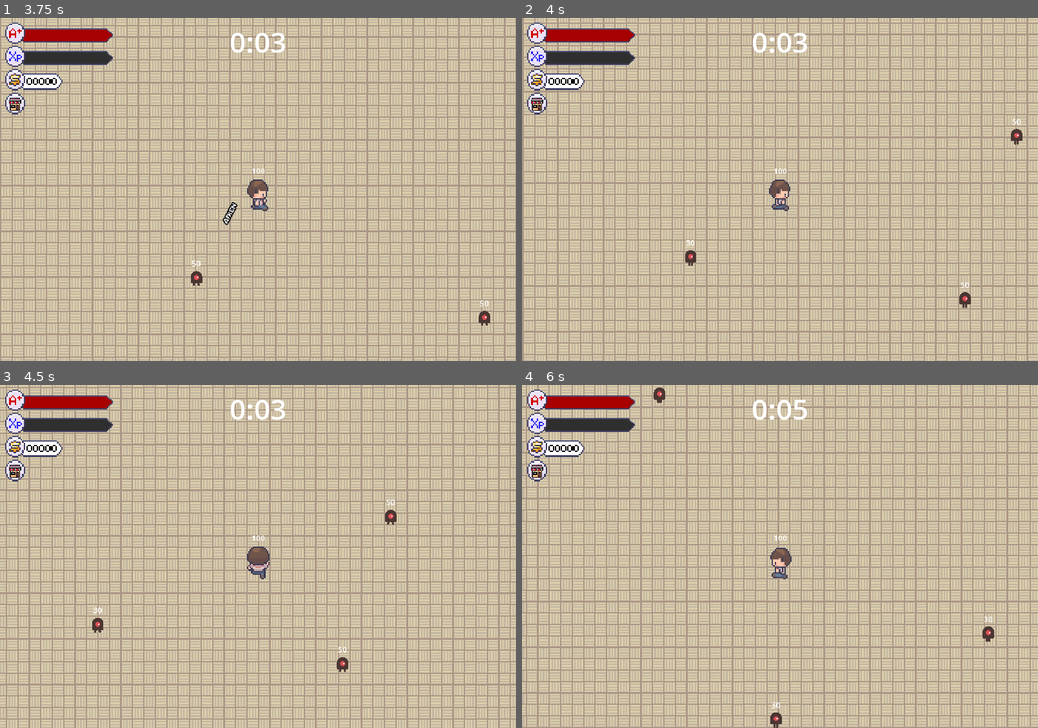
Above: before the commit, frames 1-4 (two rows, left to right).
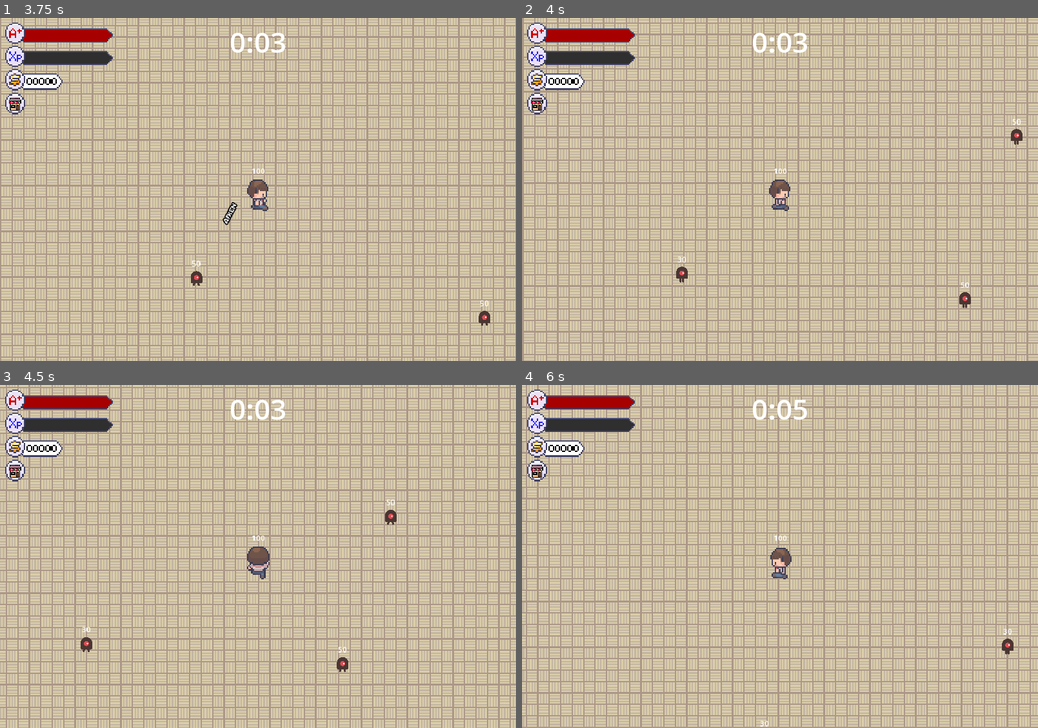
Above: after the commit, the same moments.

Repository: LimZiJia/SurviveTheSemester
Game: Godot game, scene res://scenes/ui/start_screen.tscn
The game is run twice, just before and just after one commit, with the same random seed, the same clock (stepped at 60 frames per second) and the same inputs.
Inputs (mouse positions are in pixels of both pictures, inside the frame that each line leads up to):
- Up to frame 1 (3.75 s): click "Start" at 0.5 s; click (15, 103) at 1.25 s; tap Enter at 2 s; move the mouse to (371, 172) at 2.02 s; hold D (move_right) 2.03-2.78 s; tap Space (attack) at 2.1, 2.85, 3.6 s; move the mouse to (154, 206) at 2.77 s; hold S (move_down) 2.78-3.53 s; move the mouse to (309, 114) at 3.52 s; hold D (move_right) from 3.53 s (still down)
- Up to frame 2 (4 s): keep holding D (move_right)
- Up to frame 3 (4.5 s): move the mouse to (232, 625) at 4.27 s; release D (move_right) at 4.28 s; hold W (move_up) from 4.28 s (still down); tap Space (attack) at 4.35 s
- Up to frame 4 (6 s): move the mouse to (934, 607) at 5.02 s; release W (move_up) at 5.03 s; hold A (move_left) from 5.03 s (still down); tap Space (attack) at 5.1, 5.85 s; move the mouse to (625, 505) at 5.77 s

Frame 1 is identical in both runs. In frame 2, 0.2% of the frame differs, in the area x 29-34%, y 64-78%; in frame 3, 0.2%; in frame 4, 0.4%, in the area x 25-96%, y 0-100%.

Commit message:
Implemented knockback
Knockback is now stored as a Vector2D in the hitbox component, and is directly added to the velocity of the enemy mob when damage is taken by connecting the velocity component to the hurtbox component.

Diff:
--- a/scenes/component/hitbox_component.gd
+++ b/scenes/component/hitbox_component.gd
@@ -2,4 +2,4 @@
 extends Area2D
 
 @export var damage := 0.0
-@export var knockback := 0.0
+@export var knockback := Vector2.ZERO
--- a/scenes/component/hurtbox_component.gd
+++ b/scenes/component/hurtbox_component.gd
@@ -2,6 +2,7 @@
 extends Area2D
 
 @export var health_component: HealthComponent
+@export var velocity_component: VelocityComponent
 
 func _ready() -> void:
 	area_entered.connect(on_area_entered)
@@ -11,8 +12,10 @@
 	if not area is HitboxComponent:
 		return
 
-	if health_component == null:
-		return
+	var hitbox_component := area as HitboxComponent
 
-	var hitbox_component := area as HitboxComponent
-	health_component.damage(hitbox_component.damage)
+	if health_component != null:
+		health_component.damage(hitbox_component.damage)
+
+	if velocity_component != null:
+		velocity_component.knockback(hitbox_component.knockback)
--- a/scenes/component/velocity_component.gd
+++ b/scenes/component/velocity_component.gd
@@ -5,6 +5,7 @@
 @export var acceleration := 20.0
 
 var velocity := Vector2.ZERO
+
 
 func accelerate_to_player() -> void:
 	var owner_node2d = owner as Node2D
@@ -32,3 +33,7 @@
 	character_body.velocity = velocity
 	character_body.move_and_slide()
 	velocity = character_body.velocity
+
+
+func knockback(knockback: Vector2) -> void:
+	velocity += knockback
--- a/scenes/game_object/book/book.gd
+++ b/scenes/game_object/book/book.gd
@@ -22,3 +22,12 @@
 
 func update_health_label() -> void:
 	health_label.text = str(int(health_component.current_health))
+
+
+# Temporary function to set the stats of each enemy
+func set_stats(health: float, speed: float, damage: float) -> void:
+	$HealthComponent.max_health = health
+	$HealthComponent.current_health = health
+	$VelocityComponent.max_speed = speed
+	$HitboxComponent.damage = damage
+	$HealthLabel.text = str(int(health))
--- a/scenes/game_object/book/book.tscn
+++ b/scenes/game_object/book/book.tscn
@@ -23,15 +23,15 @@
 script = ExtResource("1_bu757")
 
 [node name="VelocityComponent" parent="." instance=ExtResource("2_41gv0")]
-acceleration = 15.0
 
 [node name="HealthComponent" type="Node2D" parent="."]
 script = ExtResource("3_4cdrx")
 
-[node name="HurtboxComponent" parent="." node_paths=PackedStringArray("health_component") instance=ExtResource("4_8rqmr")]
+[node name="HurtboxComponent" parent="." node_paths=PackedStringArray("health_component", "velocity_component") instance=ExtResource("4_8rqmr")]
 collision_layer = 0
 collision_mask = 4
 health_component = NodePath("../HealthComponent")
+velocity_component = NodePath("../VelocityComponent")
 
 [node name="CollisionShape2D" type="CollisionShape2D" parent="HurtboxComponent"]
 position = Vector2(-1, 0.500001)
--- a/scenes/game_object/mob/mob.gd
+++ b/scenes/game_object/mob/mob.gd
@@ -22,3 +22,12 @@
 
 func update_health_label() -> void:
 	health_label.text = str(int(health_component.current_health))
+
+
+# Temporary function to set the stats of each enemy
+func set_stats(health: float, speed: float, damage: float) -> void:
+	$HealthComponent.max_health = health
+	$HealthComponent.current_health = health
+	$VelocityComponent.max_speed = speed
+	$HitboxComponent.damage = damage
+	$HealthLabel.text = str(int(health))
--- a/scenes/game_object/mob/mob.tscn
+++ b/scenes/game_object/mob/mob.tscn
@@ -45,10 +45,11 @@
 
 [node name="HealthComponent" parent="." instance=ExtResource("3_r44ho")]
 
-[node name="HurtboxComponent" parent="." node_paths=PackedStringArray("health_component") instance=ExtResource("3_tvcfr")]
+[node name="HurtboxComponent" parent="." node_paths=PackedStringArray("health_component", "velocity_component") instance=ExtResource("3_tvcfr")]
 collision_layer = 0
 collision_mask = 4
 health_component = NodePath("../HealthComponent")
+velocity_component = NodePath("../VelocityComponent")
 
 [node name="CollisionShape2D" type="CollisionShape2D" parent="HurtboxComponent"]
 shape = SubResource("CapsuleShape2D_jusqm")
--- a/scenes/manager/wave_manager.gd
+++ b/scenes/manager/wave_manager.gd
@@ -172,18 +172,8 @@
 
 		var entities_layer = get_tree().get_first_node_in_group("entities_layer") as Node2D
 		entities_layer.add_child(mob)
-		set_mob_stats(mob, health, speed, damage)
-
-## HACK: Simple way of spawning the mob without set index issues
-## for now
-func set_mob_stats(mob, health: float, speed: float, damage: float) -> void:
-	await mob.ready
-	mob.health_component.max_health = health
-	mob.health_component.current_health = health
-	mob.velocity_component.max_speed = speed
-	mob.hitbox_component.damage = damage
-	mob.update_health_label()
-
+
+		mob.set_stats(health, speed, damage)
 
 
 # SCORE MULTIPLIERS
--- a/scenes/weapons/word/word_projectile.gd
+++ b/scenes/weapons/word/word_projectile.gd
@@ -1,6 +1,7 @@
 extends Node2D
 
 @export var max_speed := 600.0
+@export var knockback_factor := 1500.0
 
 const NAMES := [ "aiken", "dueet"]
 
@@ -9,7 +10,7 @@
 
 @onready var node = $Node2D
 @onready var label = $Node2D/Label
-@onready var hitbox = $HitboxComponent
+@onready var hitbox_component = $HitboxComponent
 @onready var impact_detector = $ImpactDetector
 @onready var despawn_timer = $DespawnTimer
 
@@ -17,6 +18,8 @@
 	choose_name()
 	set_as_top_level(true)
 	look_at(position + direction)
+
+	hitbox_component.knockback = knockback_factor * Vector2.from_angle(global_rotation)
 
 	var rot := fposmod(rotation_degrees, 360.0)
 
